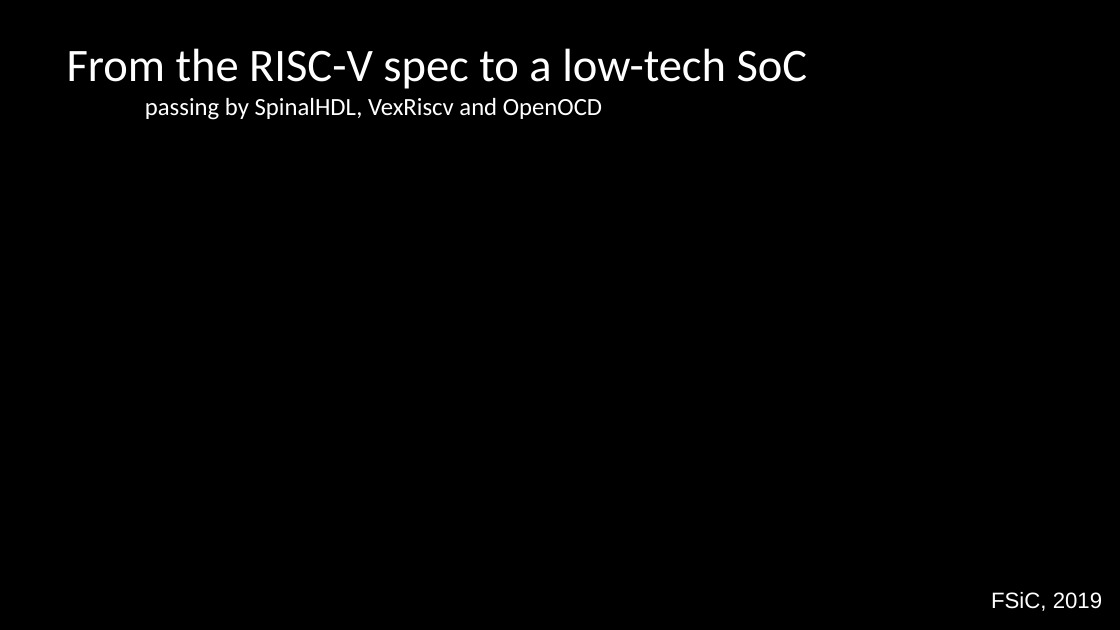
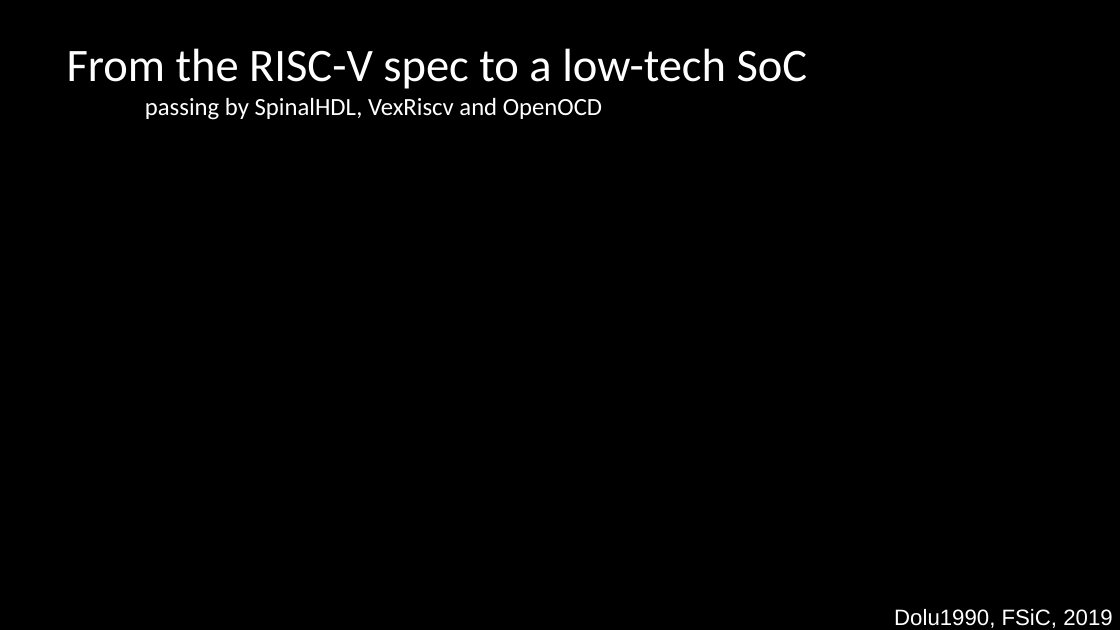
Before and after one commit to SpinalHDL/SpinalDoc, a slide deck: slide 1 of presentation/en/fsic2019.odp. Drawn at 1120x630 pixels with LibreOffice and Linux fonts; fonts in the diff are those of the drawing. Boxes give left, top, right and bottom in pixels: in the first picture for what was removed or moved away, otherwise in the second. Text is boxed around its words. In the diff, an @@ line names an element or a change of style, - is before the commit and + after.

```diff
--- a/presentation/en/fsic2019.odp
+++ b/presentation/en/fsic2019.odp
@@ text at [894,609,1112,628]: text changed @@
-FSiC, 2019
+Dolu1990, FSiC, 2019
```
Also in this commit, not shown: 11 other slides changed, 8 slides added, 6 slides removed, 1 other file.
